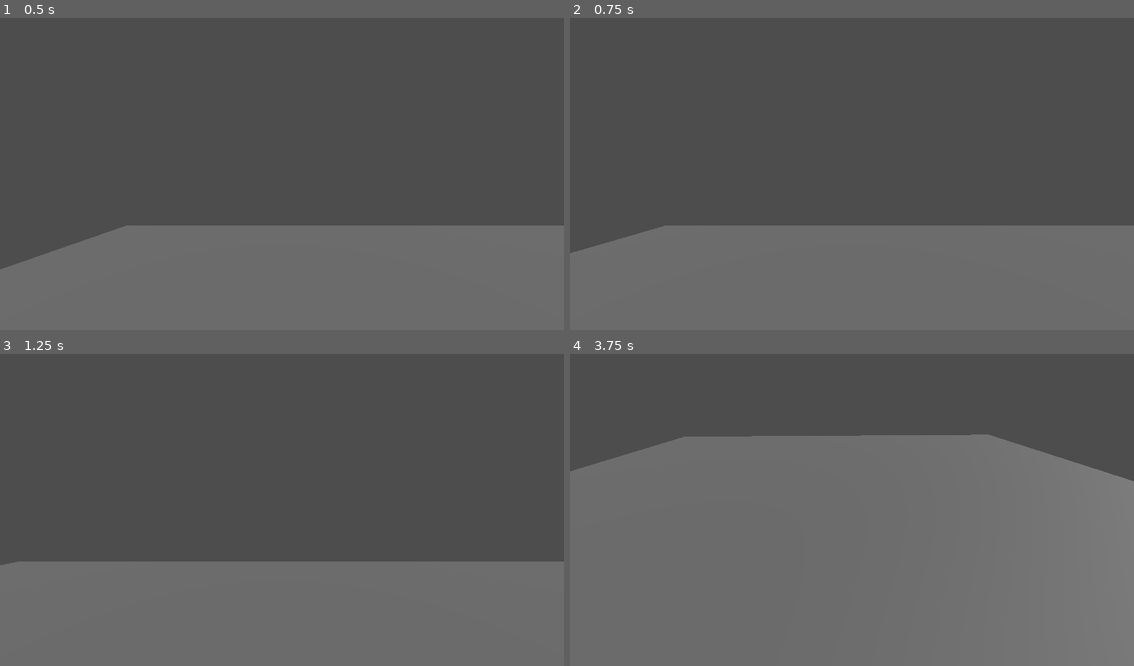
Above: before the commit, frames 1-4 (two rows, left to right).
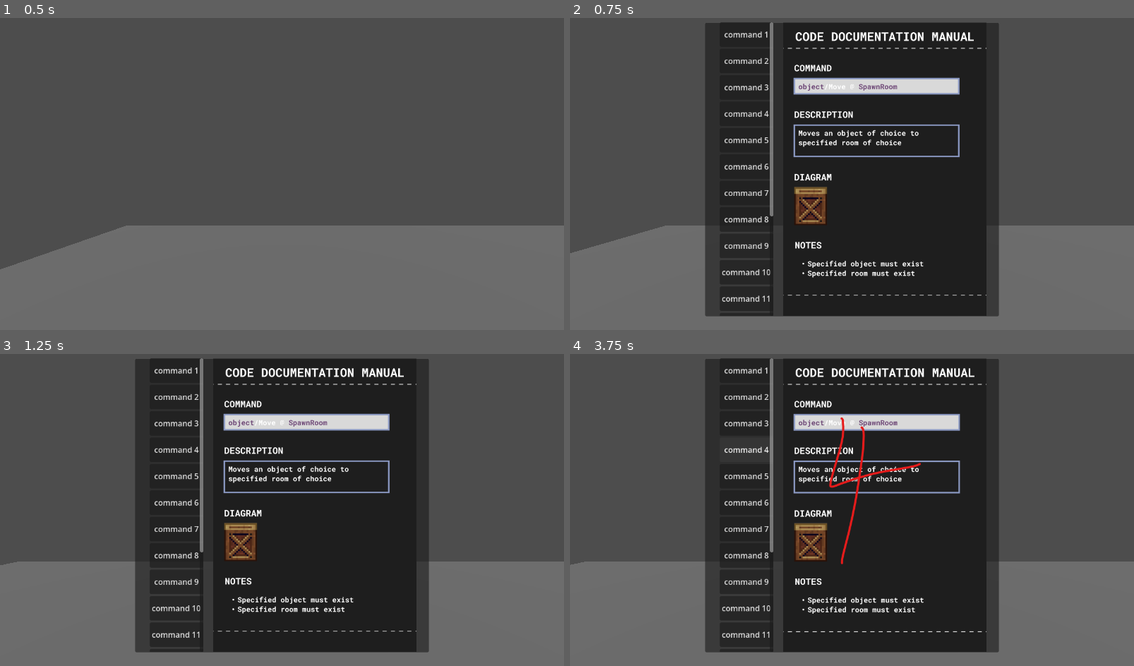
Above: after the commit, the same moments.

Repository: Davidps255/code-breaker
Game: Godot game, scene res://Workspaces/Kai.tscn
Two runs of this game, one before a commit and one after it. Both use one fixed random seed, a clock stepped at 60 frames per second and the inputs below. The project has no main scene, so this scene is started directly.
Inputs (mouse positions are in pixels of both pictures, inside the frame that each line leads up to):
- Up to frame 1 (0.5 s): no input
- Up to frame 2 (0.75 s): tap Enter at 0.5 s; move the mouse to (976, 155) at 0.52 s; hold D (right) from 0.53 s (still down); tap J (open_documentation, bound only after the commit) at 0.6 s; click (976, 155) at 0.67 s
- Up to frame 3 (1.25 s): keep holding D (right)
- Up to frame 4 (3.75 s): release D (right) at 1.25 s; click (744, 369) at 1.25 s, where only the run after the commit has a clickable "command 1"; click (744, 397) at 2 s, where only the run after the commit has a clickable "command 2"; click (744, 422) at 2.75 s, where only the run after the commit has a clickable "command 3"; click (744, 450) at 3.5 s, where only the run after the commit has a clickable "command 4"

Frame 1 is identical in both runs. In frame 2, 48% of the frame differs, in the area x 23-77%, y 1-96%; in frame 3, 48%; in frame 4, 64%, in the area x 0-100%, y 1-96%.

Commit message:
documentation basics

Diff:
--- a/new-game-project/Assets/Scripts/player_body.gd
+++ b/new-game-project/Assets/Scripts/player_body.gd
@@ -7,8 +7,12 @@
 const MAX_CAMERA_ROTATION: int = 60
 @export var neck: Node3D
 @export var camera: Camera3D
+@export var documentation_ui: Control
+
+var documentation_open: bool = false
 
 func _physics_process(delta: float) -> void:
+
 	# Add the gravity.
 	if not is_on_floor():
 		velocity += get_gravity() * delta
@@ -16,6 +20,13 @@
 	# Handle jump.
 	if Input.is_action_just_pressed("space") and is_on_floor():
 		velocity.y = JUMP_VELOCITY
+
+	if Input.is_action_just_pressed("open_documentation"):
+		documentation_ui.visible=!documentation_ui.visible
+		documentation_open=!documentation_open
+		if documentation_open:
+			Input.set_mouse_mode(Input.MOUSE_MODE_VISIBLE)
+
 
 	# Get the input direction and handle the movement/deceleration.
 	# As good practice, you should replace UI actions with custom gameplay actions.
@@ -31,7 +42,7 @@
 	move_and_slide()
 
 func _unhandled_input(event: InputEvent) -> void:
-	if event is InputEventMouseButton:
+	if event is InputEventMouseButton and not documentation_open:
 		Input.set_mouse_mode(Input.MOUSE_MODE_CAPTURED)
 	elif event.is_action_pressed("ui_cancel"):
 		Input.set_mouse_mode(Input.MOUSE_MODE_VISIBLE)
--- /dev/null
+++ b/new-game-project/Assets/Scripts/ui.gd
@@ -0,0 +1,21 @@
+extends Control
+
+var command_1_texture: Texture2D = preload("res://Assets/Temporary Documentation Command Images/Screenshot 2026-01-31 154127.png")
+var command_2_texture: Texture2D = preload("res://Assets/Temporary Documentation Command Images/Screenshot 2026-01-31 162001.png")
+var command_3_texture: Texture2D = preload("res://Assets/Temporary Documentation Command Images/Screenshot 2026-01-314 162001.png")
+var command_4_texture: Texture2D = preload("res://Assets/Temporary Documentation Command Images/Screenshot 2026-01-315 162001.png")
+
+@export var panel_texture_rect: TextureRect
+
+
+func _on_button_1_pressed() -> void:
+	panel_texture_rect.texture=command_1_texture
+
+func _on_button_2_pressed() -> void:
+	panel_texture_rect.texture=command_2_texture
+
+func _on_button_3_pressed() -> void:
+	panel_texture_rect.texture=command_3_texture
+
+func _on_button_4_pressed() -> void:
+	panel_texture_rect.texture=command_4_texture
--- a/new-game-project/Workspaces/Kai.tscn
+++ b/new-game-project/Workspaces/Kai.tscn
@@ -1,6 +1,8 @@
 [gd_scene format=3 uid="uid://cju2xotny3c5u"]
 
 [ext_resource type="Script" uid="uid://ce3iogoj0bmus" path="res://Assets/Scripts/player_body.gd" id="1_7hkgt"]
+[ext_resource type="Texture2D" uid="uid://dcy64kuh0csjo" path="res://Assets/Temporary Documentation Command Images/Screenshot 2026-01-31 154127.png" id="2_jgxto"]
+[ext_resource type="Script" uid="uid://kra307kfo7ta" path="res://Assets/Scripts/ui.gd" id="2_vtc10"]
 
 [sub_resource type="CapsuleMesh" id="CapsuleMesh_o4uuu"]
 
@@ -14,11 +16,12 @@
 use_collision = true
 size = Vector3(17.802979, 1, 12.968811)
 
-[node name="CharacterBody3D" type="CharacterBody3D" parent="." unique_id=458031514 node_paths=PackedStringArray("neck", "camera")]
+[node name="CharacterBody3D" type="CharacterBody3D" parent="." unique_id=458031514 node_paths=PackedStringArray("neck", "camera", "documentation_ui")]
 transform = Transform3D(1, 0, 0, 0, 1, 0, 0, 0, 1, 0, 0.10306573, 0)
 script = ExtResource("1_7hkgt")
 neck = NodePath("Neck")
 camera = NodePath("Neck/Camera3D")
+documentation_ui = NodePath("../DocumentationUI")
 
 [node name="MeshInstance3D" type="MeshInstance3D" parent="CharacterBody3D" unique_id=1202843615]
 transform = Transform3D(1, 0, 0, 0, 1, 0, 0, 0, 1, 0, 1.4465435, 0)
@@ -35,3 +38,136 @@
 
 [node name="DirectionalLight3D" type="DirectionalLight3D" parent="." unique_id=1888594225]
 transform = Transform3D(1, 0, 0, 0, 0.8609818, 0.50863576, 0, -0.50863576, 0.8609818, 0, 6.781724, 12.971146)
+
+[node name="DocumentationUI" type="Control" parent="." unique_id=927058611 node_paths=PackedStringArray("panel_texture_rect")]
+visible = false
+layout_mode = 3
+anchors_preset = 0
+offset_top = 20.0
+offset_bottom = 20.0
+script = ExtResource("2_vtc10")
+panel_texture_rect = NodePath("Panel/HBoxContainer/Panel/TextureRect")
+
+[node name="Panel" type="Panel" parent="DocumentationUI" unique_id=1426532747]
+layout_mode = 0
+offset_left = 276.0
+offset_right = 876.0
+offset_bottom = 600.0
+
+[node name="HBoxContainer" type="HBoxContainer" parent="DocumentationUI/Panel" unique_id=1311157048]
+layout_direction = 2
+layout_mode = 0
+offset_left = 30.0
+offset_top = -1.0
+offset_right = 530.0
+offset_bottom = 599.0
+theme_override_constants/separation = 20
+
+[node name="ScrollContainer" type="ScrollContainer" parent="DocumentationUI/Panel/HBoxContainer" unique_id=434526212]
+custom_minimum_size = Vector2(110, 200)
+layout_mode = 2
+
+[node name="VBoxContainer" type="VBoxContainer" parent="DocumentationUI/Panel/HBoxContainer/ScrollContainer" unique_id=1834770401]
+custom_minimum_size = Vector2(110, 0)
+layout_mode = 2
+
+[node name="Button1" type="Button" parent="DocumentationUI/Panel/HBoxContainer/ScrollContainer/VBoxContainer" unique_id=387298013]
+custom_minimum_size = Vector2(0, 50)
+layout_mode = 2
+text = "command 1"
+
+[node name="Button2" type="Button" parent="DocumentationUI/Panel/HBoxContainer/ScrollContainer/VBoxContainer" unique_id=1794800519]
+custom_minimum_size = Vector2(0, 50)
+layout_mode = 2
+text = "command 2"
+
+[node name="Button3" type="Button" parent="DocumentationUI/Panel/HBoxContainer/ScrollContainer/VBoxContainer" unique_id=253931623]
+custom_minimum_size = Vector2(0, 50)
+layout_mode = 2
+text = "command 3"
+
+[node name="Button4" type="Button" parent="DocumentationUI/Panel/HBoxContainer/ScrollContainer/VBoxContainer" unique_id=1046953277]
+custom_minimum_size = Vector2(0, 50)
+layout_mode = 2
+text = "command 4"
+
+[node name="Button5" type="Button" parent="DocumentationUI/Panel/HBoxContainer/ScrollContainer/VBoxContainer" unique_id=1335268056]
+custom_minimum_size = Vector2(0, 50)
+layout_mode = 2
+text = "command 5"
+
+[node name="Button6" type="Button" parent="DocumentationUI/Panel/HBoxContainer/ScrollContainer/VBoxContainer" unique_id=145577528]
+custom_minimum_size = Vector2(0, 50)
+layout_mode = 2
+text = "command 6"
+
+[node name="Button7" type="Button" parent="DocumentationUI/Panel/HBoxContainer/ScrollContainer/VBoxContainer" unique_id=957838344]
+custom_minimum_size = Vector2(0, 50)
+layout_mode = 2
+text = "command 7"
+
+[node name="Button8" type="Button" parent="DocumentationUI/Panel/HBoxContainer/ScrollContainer/VBoxContainer" unique_id=316942820]
+custom_minimum_size = Vector2(0, 50)
+layout_mode = 2
+text = "command 8"
+
+[node name="Button9" type="Button" parent="DocumentationUI/Panel/HBoxContainer/ScrollContainer/VBoxContainer" unique_id=1516786555]
+custom_minimum_size = Vector2(0, 50)
+layout_mode = 2
+text = "command 9"
+
+[node name="Button10" type="Button" parent="DocumentationUI/Panel/HBoxContainer/ScrollContainer/VBoxContainer" unique_id=1298718033]
+custom_minimum_size = Vector2(0, 50)
+layout_mode = 2
+text = "command 10"
+
+[node name="Button11" type="Button" parent="DocumentationUI/Panel/HBoxContainer/ScrollContainer/VBoxContainer" unique_id=2084332666]
+custom_minimum_size = Vector2(0, 50)
+layout_mode = 2
+text = "command 11"
+
+[node name="Button12" type="Button" parent="DocumentationUI/Panel/HBoxContainer/ScrollContainer/VBoxContainer" unique_id=491443244]
+custom_minimum_size = Vector2(0, 50)
+layout_mode = 2
+text = "command 12"
+
+[node name="Button13" type="Button" parent="DocumentationUI/Panel/HBoxContainer/ScrollContainer/VBoxContainer" unique_id=990000204]
+custom_minimum_size = Vector2(0, 50)
+layout_mode = 2
+text = "command 13"
+
+[node name="Button14" type="Button" parent="DocumentationUI/Panel/HBoxContainer/ScrollContainer/VBoxContainer" unique_id=542991587]
+custom_minimum_size = Vector2(0, 50)
+layout_mode = 2
+text = "command 14"
+
+[node name="Button15" type="Button" parent="DocumentationUI/Panel/HBoxContainer/ScrollContainer/VBoxContainer" unique_id=1639084927]
+custom_minimum_size = Vector2(0, 50)
+layout_mode = 2
+text = "command 15"
+
+[node name="Button16" type="Button" parent="DocumentationUI/Panel/HBoxContainer/ScrollContainer/VBoxContainer" unique_id=1525112163]
+custom_minimum_size = Vector2(0, 50)
+layout_mode = 2
+text = "command 16"
+
+[node name="Button17" type="Button" parent="DocumentationUI/Panel/HBoxContainer/ScrollContainer/VBoxContainer" unique_id=840229794]
+custom_minimum_size = Vector2(0, 50)
+layout_mode = 2
+text = "command 17"
+
+[node name="Panel" type="Panel" parent="DocumentationUI/Panel/HBoxContainer" unique_id=628001350]
+custom_minimum_size = Vector2(410, 600)
+layout_mode = 2
+
+[node name="TextureRect" type="TextureRect" parent="DocumentationUI/Panel/HBoxContainer/Panel" unique_id=439623519]
+layout_mode = 0
+offset_right = 469.0
+offset_bottom = 679.0
+scale = Vector2(0.884, 0.884)
+texture = ExtResource("2_jgxto")
+
+[connection signal="pressed" from="DocumentationUI/Panel/HBoxContainer/ScrollContainer/VBoxContainer/Button1" to="DocumentationUI" method="_on_button_1_pressed"]
+[connection signal="pressed" from="DocumentationUI/Panel/HBoxContainer/ScrollContainer/VBoxContainer/Button2" to="DocumentationUI" method="_on_button_2_pressed"]
+[connection signal="pressed" from="DocumentationUI/Panel/HBoxContainer/ScrollContainer/VBoxContainer/Button3" to="DocumentationUI" method="_on_button_3_pressed"]
+[connection signal="pressed" from="DocumentationUI/Panel/HBoxContainer/ScrollContainer/VBoxContainer/Button4" to="DocumentationUI" method="_on_button_4_pressed"]
--- a/new-game-project/project.godot
+++ b/new-game-project/project.godot
@@ -49,3 +49,8 @@
 "events": [Object(InputEventKey,"resource_local_to_scene":false,"resource_name":"","device":-1,"window_id":0,"alt_press …(191 unchanged characters)…
 ]
 }
+open_documentation={
+"deadzone": 0.2,
+"events": [Object(InputEventKey,"resource_local_to_scene":false,"resource_name":"","device":-1,"window_id":0,"alt_pressed":false,"shift_pressed":false,"ctrl_pressed":false,"meta_pressed":false,"pressed":false,"keycode":0,"physical_keycode":74,"key_label":0,"unicode":106,"location":0,"echo":false,"script":null)
+]
+}
Not shown, added: new-game-project/Assets/Scripts/ui.gd.uid
Binary file added: new-game-project/Assets/Temporary Documentation Command Images/Screenshot 2026-01-31 154127.png
Not shown, added: new-game-project/Assets/Temporary Documentation Command Images/Screenshot 2026-01-31 154127.png.import
Binary file added: new-game-project/Assets/Temporary Documentation Command Images/Screenshot 2026-01-31 162001.png
Not shown, added: new-game-project/Assets/Temporary Documentation Command Images/Screenshot 2026-01-31 162001.png.import
Binary file added: new-game-project/Assets/Temporary Documentation Command Images/Screenshot 2026-01-314 162001.png
Not shown, added: new-game-project/Assets/Temporary Documentation Command Images/Screenshot 2026-01-314 162001.png.import
Binary file added: new-game-project/Assets/Temporary Documentation Command Images/Screenshot 2026-01-315 162001.png
Not shown, added: new-game-project/Assets/Temporary Documentation Command Images/Screenshot 2026-01-315 162001.png.import
